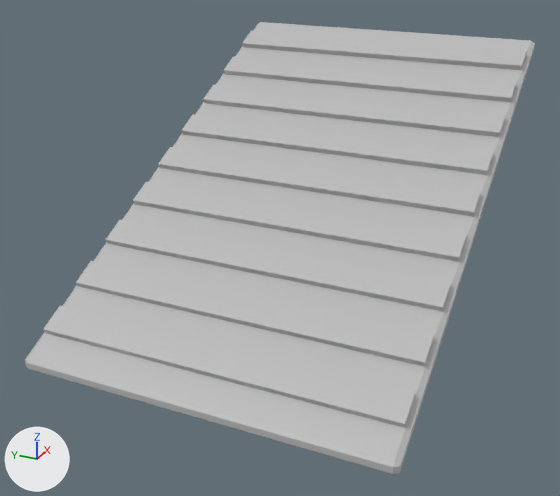
The FBX model Assets/Art/Models/Scaffold_Ramp.fbx: old version first, new version second.
Before and after are seen from a 50 mm lens placed at (-2.82, -1.14, 1.59), pointed at (-0.15, 0.07, 0.26). The axes (+X, +Y, +Z) are drawn at lower left. The lights are the same throughout. Where no turn or scale is listed for an object, it has been applied to the vertices. Vertices at the same position are counted once.
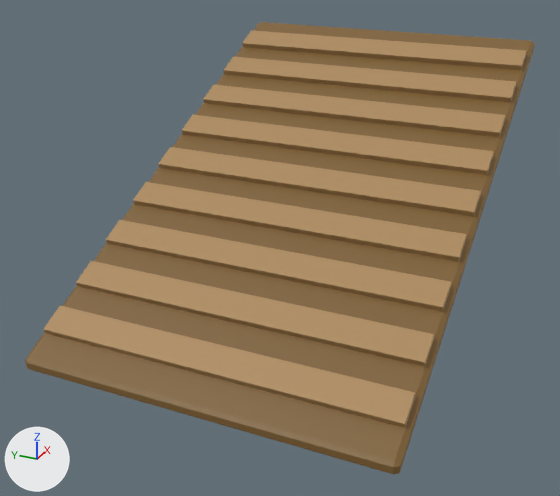
Changed parts and their boxes (x1, y1, x2, y2) in the pictures (560 x 496 px):
part 1 of me_mesh, recoloured (grey to brown)
    both: (393, 41, 535, 475)
part 2 of me_mesh, recoloured (grey to brown)
    both: (25, 23, 260, 367)
part 3 of me_mesh, recoloured (grey to brown)
    both: (27, 22, 531, 474)
part 4 of me_mesh, recoloured (grey to brown)
    both: (43, 30, 527, 428)

Diff of the bpy script that builds the scene:
```diff
--- a/Assets/Art/Models/Scaffold_Ramp.fbx.py
+++ b/Assets/Art/Models/Scaffold_Ramp.fbx.py
@@ mat_fence_wood2 @@
+mat_fence_wood2 = principled_material('Fence_wood2')
+mat_fence_wood2.base_color = (0.416, 0.254, 0.106)  # brown #ad8a5c
@@ mat_fence_wood @@
+mat_fence_wood = principled_material('Fence_wood')
+mat_fence_wood.base_color = (0.212, 0.118, 0.0313)  # brown #7f6031
@@ me_mesh @@
 me_mesh.from_pydata(...)  # 204 vertices, 206 faces; spans x -1.01..1.01, y -0.71..0.71, z 0.0..0.98
 # used by ob_polysurface833; location = (0.0, 0.0, 0.0)
+# me_mesh part 1: 63 of the faces centred in x -1.0..1.0, y -0.71..-0.7, z 0.01..0.97 switch from mat_lambert1 (grey #bcbcbc) to mat_fence_wood (brown #7f6031)
+# me_mesh part 2: 63 of the faces centred in x -1.0..1.0, y 0.7..0.71, z 0.01..0.97 switch from mat_lambert1 (grey #bcbcbc) to mat_fence_wood (brown #7f6031)
+# me_mesh part 3: 35 of the faces centred in x -1.01..1.01, y 0.0, z 0.01..0.97 switch from mat_lambert1 (grey #bcbcbc) to mat_fence_wood (brown #7f6031)
+# me_mesh part 4: 45 of the faces centred in x -0.89..0.88, y -0.69..0.69, z 0.11..0.94 switch from mat_lambert1 (grey #bcbcbc) to mat_fence_wood2 (brown #ad8a5c)
```
